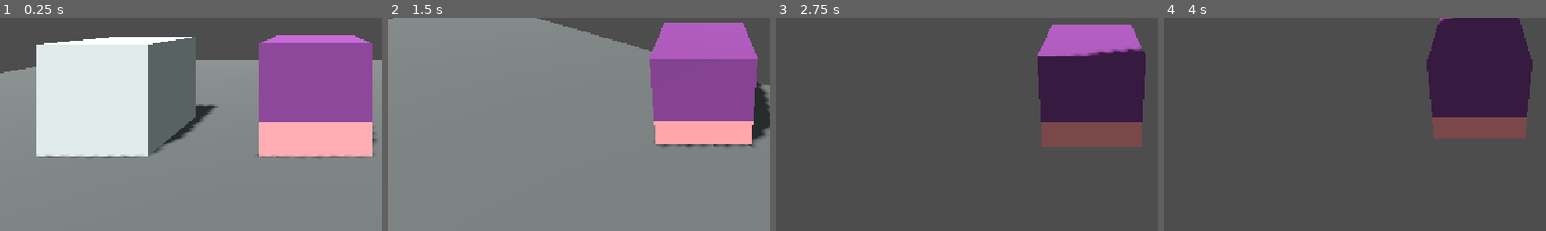
Above: before the commit, frames 1-4 (left to right).
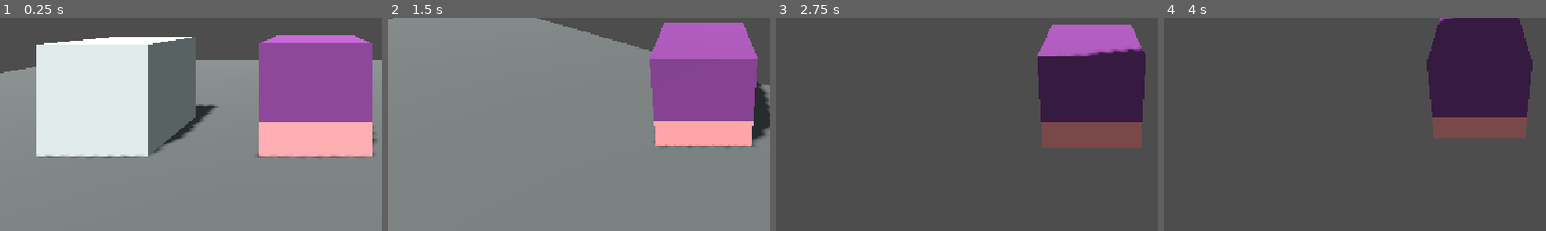
Above: after the commit, the same moments.

Repository: gheja/bot-loop
Game: Godot game, scene res://scenes/main_scene.tscn
Same seed, same stepped clock (60 frames per second), same inputs: the game is played once before the commit and once after it.
Inputs (mouse positions are % of the whole screen's width and height, from its top left):
- Up to frame 1 (0.25 s): no input
- Up to frame 2 (1.5 s): tap Enter at 0.5 s; move the mouse to (55, 49) at 0.52 s; hold W (move_up) from 0.53 s (still down); move the mouse to (45, 50) at 1.27 s
- Up to frame 3 (2.75 s): keep holding W (move_up); move the mouse to (52, 48) at 2.02 s
- Up to frame 4 (4 s): keep holding W (move_up); tap Space at 2.75 s; move the mouse to (49, 51) at 2.77 s; move the mouse to (57, 51) at 3.52 s
The pictures show only the part of the screen within x 9-59%, y 50-100%; the shares and areas given below are measured in that part.

The runs differ from the first frame. In frame 1, less than 0.1% of the frame differs, in the area x 67-93%, y 65-66%; in frame 2, 0.2%, in the area x 69-96%, y 50-61%; in frame 3, 0.1%; in frame 4, less than 0.1%.

Commit message:
Reworked body visual rotation

Diff:
--- a/src/objects/player_character.gd
+++ b/src/objects/player_character.gd
@@ -6,8 +6,6 @@
 # TODO: should be global
 @export_range(0.0, 1.0) var mouse_sensitivity = 0.01
 
-var look_at_position = Vector3.FORWARD * 1000
-
 @onready var camera_pivot = $Node3D/CameraPivot
 @onready var camera = $Node3D/CameraPivot/SpringArm3D/Camera3D
 @onready var lower_body = $Visuals/LowerBody
@@ -15,19 +13,20 @@
 
 
 func _process(delta: float) -> void:
-	update_wheels_direction()
+	update_body_visual_rotation()
 
-func update_wheels_direction():
-	var velocity_xz = Vector3(self.velocity.x, 0.0, self.velocity.z)
+func update_body_visual_rotation():
+	upper_body.rotation.y = camera_pivot.rotation.y
 
-	if velocity_xz.length() > 0.1:
-		look_at_position = self.global_position + velocity_xz
-
-	upper_body.rotation.y = camera_pivot.rotation.y
-	lower_body.look_at(look_at_position)
+	var velocity_2d = Vector2(self.velocity.x, self.velocity.z)
+	if velocity_2d.length() > 0.1:
+		var angle = Vector2.ZERO.angle_to_point(velocity_2d) + PI/2
+		lower_body.rotation.y = - angle
 
 func _physics_process(delta: float) -> void:
 	var vec = Input.get_vector("move_left", "move_right", "move_up", "move_down")
+
+	# correct the angle based on the look direction
 	vec = vec.rotated(-camera_pivot.rotation.y)
 
 	var vec3 = Vector3(vec.x, 0.0, vec.y)
